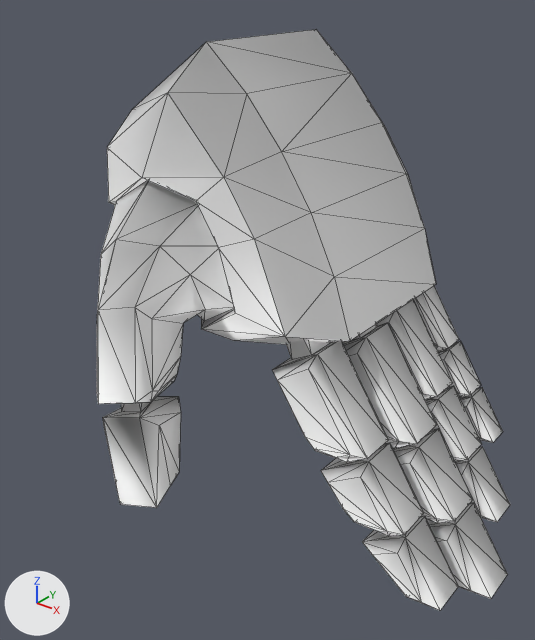
Renders of the OBJ model robotParts/right_hand.obj from each side of a commit.
The view is the same before and after, from a camera (50 mm lens) standing at (0.796, -0.887, 0.174) and looking at (0.174, -0.11, -0.308). Every picture has the same lights, and +X, +Y and +Z are marked at lower left. Mesh edges are drawn as thin lines. Where no turn or scale is listed for an object, it has been applied to the vertices.

Script lines for the objects in view, before the commit:
```python
me_right_hand = bpy.data.meshes.new('right_hand')
me_right_hand.from_pydata(...)  # 430 vertices, 804 faces; spans x -0.095..0.549, y -0.394..0.225, z -0.683..0.075
me_right_hand.materials.append(mat_blinn67sg)  # white #ffffff
ob_right_hand = bpy.data.objects.new('right_hand', me_right_hand)
ob_right_hand.location = (0.0, 0.0, 0.0)
```
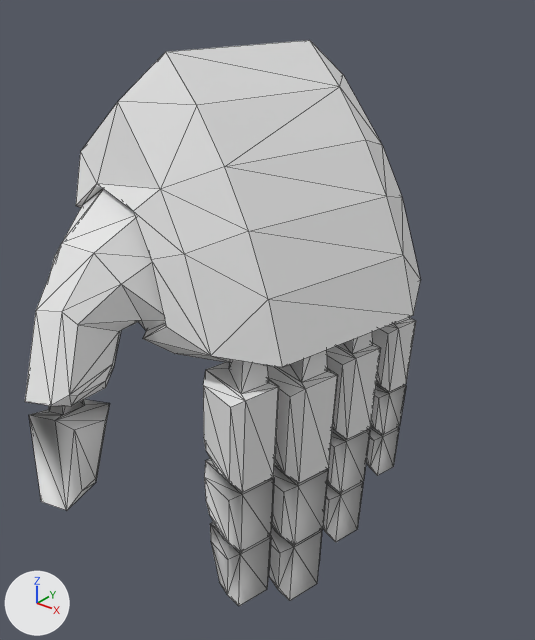
Where the change shows, as pixel boxes [x1, y1, x2, y2] in the pictures (535 x 640 px; the box of a moved part takes in the faces that stretch with it):
'right_hand', recoloured, reshaped: before [97, 29, 510, 610]; after [25, 40, 420, 606]
part 1 of me_right_hand, moved or reshaped: before [97, 29, 436, 404]; after [25, 40, 420, 406]
part 2 of me_right_hand, moved or reshaped: before [272, 340, 389, 462]; after [203, 361, 279, 492]
part 3 of me_right_hand, moved or reshaped: before [321, 443, 424, 536]; after [204, 458, 274, 552]
part 4 of me_right_hand, moved or reshaped: before [362, 516, 458, 610]; after [210, 522, 271, 606]
part 5 of me_right_hand, moved or reshaped: before [413, 286, 459, 351]; after [372, 317, 416, 392]
part 6 of me_right_hand, moved or reshaped: before [438, 341, 481, 398]; after [371, 384, 406, 434]
part 7 of me_right_hand, moved or reshaped: before [460, 387, 503, 443]; after [366, 426, 399, 476]
part 8 of me_right_hand, moved or reshaped: before [376, 300, 453, 399]; after [326, 332, 381, 439]
part 9 of me_right_hand, moved or reshaped: before [425, 386, 481, 462]; after [327, 429, 370, 493]
part 10 of me_right_hand, moved or reshaped: before [455, 447, 510, 522]; after [323, 481, 364, 542]
part 11 of me_right_hand, moved or reshaped: before [342, 323, 437, 449]; after [267, 350, 338, 483]
part 12 of me_right_hand, moved or reshaped: before [393, 428, 472, 523]; after [272, 466, 328, 545]
part 13 of me_right_hand, moved or reshaped: before [427, 503, 508, 599]; after [269, 525, 322, 601]
part 14 of me_right_hand, moved or reshaped: before [103, 396, 181, 507]; after [29, 399, 110, 510]

Diff of the bpy script that builds the scene:
```diff
--- a/robotParts/right_hand.obj.py
+++ b/robotParts/right_hand.obj.py
@@ me_right_hand @@
 me_right_hand.from_pydata(...)  # 430 vertices, 804 faces; spans x -0.095..0.549, y -0.394..0.225, z -0.683..0.075
-me_right_hand.materials.append(mat_blinn67sg)  # white #ffffff
+# me_right_hand part 1: the loose piece of 80 vertices spanning x -0.095..0.316, y -0.381..0.225, z -0.36..0.075 is turned -13 degrees about the z axis through its middle, then moved by (-0.028, -0.056, -0.011)
+# me_right_hand part 2: the loose piece of 30 vertices spanning x 0.195..0.383, y -0.166..-0.081, z -0.464..-0.249 is multiplied about its middle by the matrix ((0.775, 0.225, 0.591), (-0.178, 0.974, -0.136), (-0.607, 0.0, 0.795)), then moved by (-0.07, -0.088, -0.032)
+# me_right_hand part 3: the loose piece of 30 vertices spanning x 0.308..0.449, y -0.166..-0.081, z -0.557..-0.425 is multiplied about its middle by the matrix ((0.775, 0.225, 0.591), (-0.178, 0.974, -0.136), (-0.607, 0.0, 0.795)), then moved by (-0.17, -0.086, -0.059)
+# me_right_hand part 4: the loose piece of 22 vertices spanning x 0.379..0.514, y -0.166..-0.081, z -0.643..-0.523 is multiplied about its middle by the matrix ((0.775, 0.225, 0.591), (-0.178, 0.974, -0.136), (-0.607, 0.0, 0.795)), then moved by (-0.24, -0.085, -0.082)
+# me_right_hand part 5: the loose piece of 30 vertices spanning x 0.205..0.347, y 0.145..0.208, z -0.427..-0.264 is multiplied about its middle by the matrix ((0.775, 0.225, 0.591), (-0.178, 0.974, -0.136), (-0.607, 0.0, 0.795)), then moved by (0.006, -0.095, -0.027)
+# me_right_hand part 6: the loose piece of 30 vertices spanning x 0.291..0.396, y 0.145..0.208, z -0.497..-0.397 is multiplied about its middle by the matrix ((0.775, 0.225, 0.591), (-0.178, 0.974, -0.136), (-0.607, 0.0, 0.795)), then moved by (-0.069, -0.093, -0.047)
+# me_right_hand part 7: the loose piece of 22 vertices spanning x 0.345..0.446, y 0.145..0.208, z -0.561..-0.471 is multiplied about its middle by the matrix ((0.775, 0.225, 0.591), (-0.178, 0.974, -0.136), (-0.607, 0.0, 0.795)), then moved by (-0.121, -0.093, -0.064)
+# me_right_hand part 8: the loose piece of 30 vertices spanning x 0.203..0.382, y 0.043..0.122, z -0.465..-0.261 is multiplied about its middle by the matrix ((0.775, 0.225, 0.591), (-0.178, 0.974, -0.136), (-0.607, 0.0, 0.795)), then moved by (-0.029, -0.093, -0.033)
+# me_right_hand part 9: the loose piece of 30 vertices spanning x 0.311..0.444, y 0.043..0.122, z -0.553..-0.428 is multiplied about its middle by the matrix ((0.775, 0.225, 0.591), (-0.178, 0.974, -0.136), (-0.607, 0.0, 0.795)), then moved by (-0.123, -0.091, -0.059)
+# me_right_hand part 10: the loose piece of 22 vertices spanning x 0.378..0.506, y 0.043..0.122, z -0.634..-0.52 is multiplied about its middle by the matrix ((0.775, 0.225, 0.591), (-0.178, 0.974, -0.136), (-0.607, 0.0, 0.795)), then moved by (-0.189, -0.091, -0.08)
+# me_right_hand part 11: the loose piece of 30 vertices spanning x 0.201..0.406, y -0.066..0.027, z -0.489..-0.255 is multiplied about its middle by the matrix ((0.775, 0.225, 0.591), (-0.178, 0.974, -0.136), (-0.607, 0.0, 0.795)), then moved by (-0.059, -0.091, -0.038)
+# me_right_hand part 12: the loose piece of 30 vertices spanning x 0.325..0.477, y -0.066..0.027, z -0.59..-0.446 is multiplied about its middle by the matrix ((0.775, 0.225, 0.591), (-0.178, 0.974, -0.136), (-0.607, 0.0, 0.795)), then moved by (-0.168, -0.089, -0.067)
+# me_right_hand part 13: the loose piece of 22 vertices spanning x 0.402..0.549, y -0.066..0.027, z -0.683..-0.552 is multiplied about its middle by the matrix ((0.775, 0.225, 0.591), (-0.178, 0.974, -0.136), (-0.607, 0.0, 0.795)), then moved by (-0.243, -0.088, -0.092)
+# me_right_hand part 14: the loose piece of 22 vertices spanning x 0.091..0.211, y -0.394..-0.281, z -0.483..-0.312 is turned -13 degrees about the z axis through its middle, then moved by (-0.087, -0.058, -0.011)
+me_right_hand.materials.append(mat_blinn96sg)  # white #e7e7e7
```
